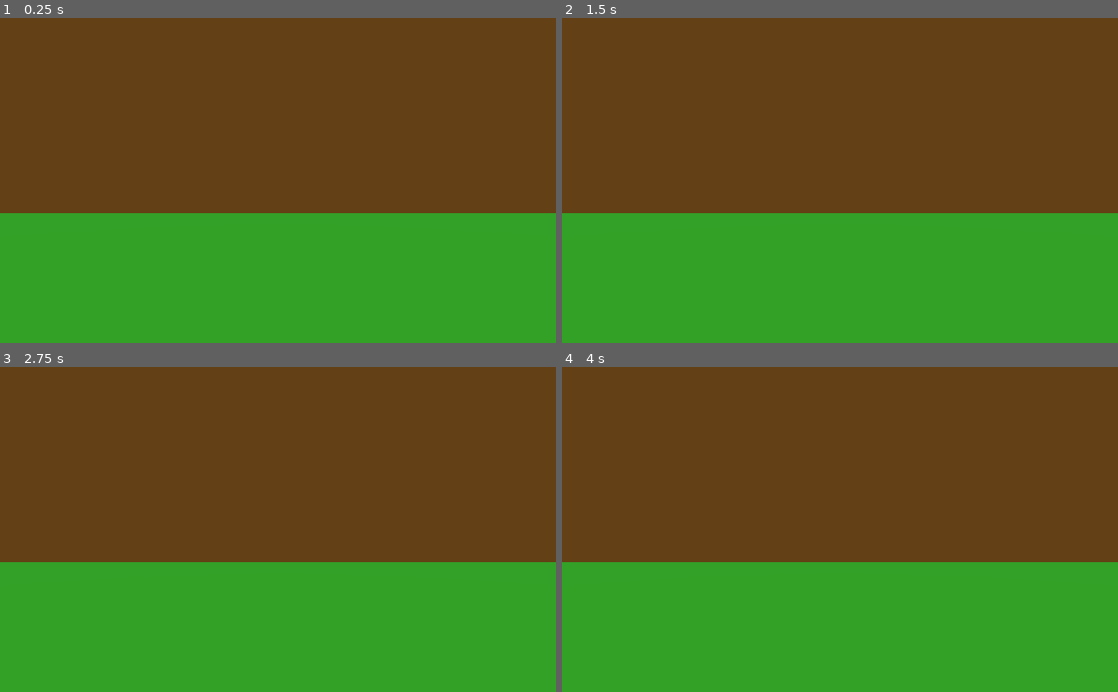
Above: before the commit, frames 1-4 (two rows, left to right).
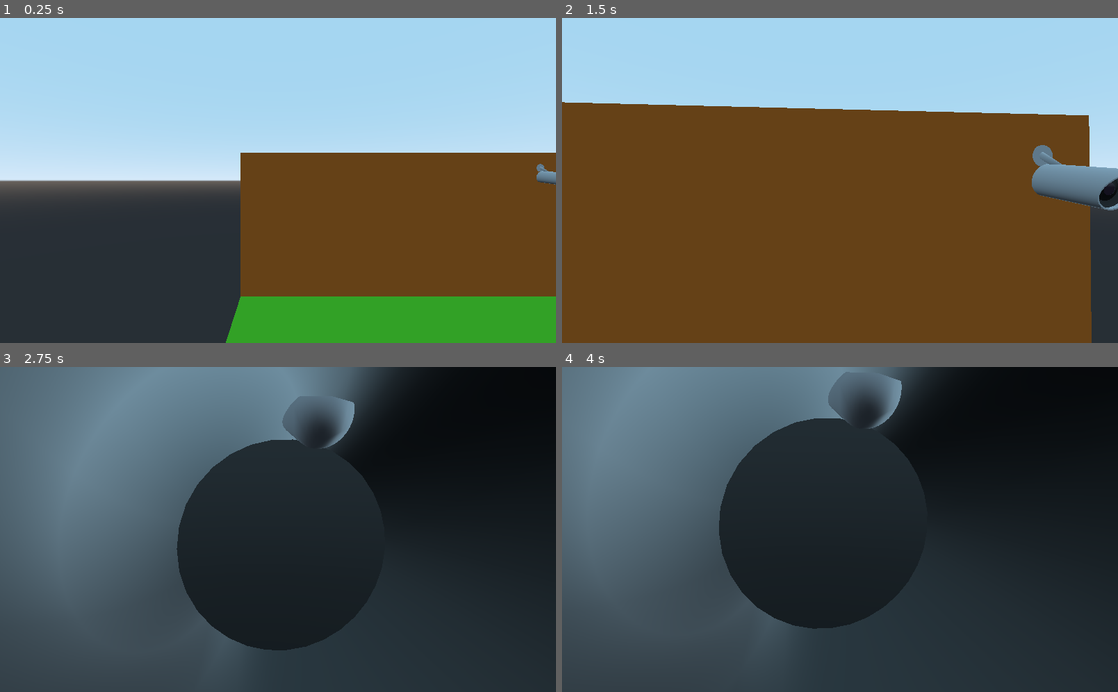
Above: after the commit, the same moments.

Repository: erlangga-da/Watch_dogs-cctv-hack-system
Game: Godot game, scene res://Assets/Scenes/World.tscn
Same seed, same stepped clock (60 frames per second), same inputs: the game is played once before the commit and once after it. Before the commit the project has no main scene; this scene is started directly in both runs.
Inputs (mouse positions are in pixels of both pictures, inside the frame that each line leads up to):
- Up to frame 1 (0.25 s): no input
- Up to frame 2 (1.5 s): tap Enter at 0.5 s; move the mouse to (962, 164) at 0.52 s; hold E (interact, bound only after the commit) 0.53-1.28 s; click (962, 164) at 0.67 s; move the mouse to (728, 196) at 1.27 s; tap E (interact, bound only after the commit) at 1.35 s; click (728, 196) at 1.42 s
- Up to frame 3 (2.75 s): move the mouse to (333, 458) at 2.02 s; hold E (interact, bound only after the commit) from 2.03 s (still down); click (333, 458) at 2.17 s
- Up to frame 4 (4 s): tap Space at 2.75 s; move the mouse to (812, 594) at 2.77 s; release E (interact, bound only after the commit) at 2.78 s; tap E (interact, bound only after the commit) at 2.85 s; click (812, 594) at 2.92 s; tap Enter at 3.5 s; move the mouse to (1006, 578) at 3.52 s; hold E (interact, bound only after the commit) from 3.53 s (still down); click (1006, 578) at 3.67 s

The runs differ from the first frame. In frame 1, 81% of the frame differs, in the area x 0-100%, y 0-100%; in frame 2, 71%; in frame 3, 100%; in frame 4, 100%.

Commit message:
Camera Travel

Diff:
--- a/Assets/Scenes/World.tscn
+++ b/Assets/Scenes/World.tscn
@@ -1,7 +1,8 @@
-[gd_scene load_steps=3 format=2]
+[gd_scene load_steps=4 format=2]
 
 [ext_resource path="res://Assets/Scenes/Base.tscn" type="PackedScene" id=1]
 [ext_resource path="res://Assets/Scenes/cctv.tscn" type="PackedScene" id=2]
+[ext_resource path="res://Assets/Scripts/cctv.gd" type="Script" id=3]
 
 [node name="World" type="Spatial"]
 
@@ -9,8 +10,19 @@
 transform = Transform( 8, 0, 0, 0, 8, 0, 0, 0, 8, 0, 0, 0 )
 
 [node name="KinematicBody" type="KinematicBody" parent="."]
+transform = Transform( 1, 0, 0, 0, 1, 0, 0, 0, 1, 12.101, 9.67803, -10.4566 )
+script = ExtResource( 3 )
 
-[node name="Camera" type="Camera" parent="KinematicBody"]
+[node name="Cam" type="Spatial" parent="KinematicBody"]
+
+[node name="Camera" type="Camera" parent="KinematicBody/Cam"]
+transform = Transform( -1, 0, -8.74228e-08, 0, 1, 0, 8.74228e-08, 0, -1, 0, 0, 0 )
+
+[node name="RayCast" type="RayCast" parent="KinematicBody/Cam/Camera"]
+transform = Transform( -1, 0, -8.74228e-08, 0, 1, 0, 8.74228e-08, 0, -1, 0, 0, 0 )
+cast_to = Vector3( 0, -1, 40 )
+
+[node name="RayCast" type="RayCast" parent="KinematicBody/Cam"]
 
 [node name="Container" type="Spatial" parent="."]
 
@@ -18,4 +30,4 @@
 transform = Transform( 1, 0, 0, 0, 1, 0, 0, 0, 1, 12.2703, 10.0752, -11.9205 )
 
 [node name="cctv2" parent="Container" instance=ExtResource( 2 )]
-transform = Transform( -1, 0, -8.74228e-08, 0, 1, 0, 8.74228e-08, 0, -1, -13.9572, 10.0752, 11.5369 )
+transform = Transform( -1, 0, -1.50996e-07, 0, 1, 0, 1.50996e-07, 0, -1, -13.9572, 10.0752, 11.5369 )
--- /dev/null
+++ b/Assets/Scripts/cctv.gd
@@ -0,0 +1,72 @@
+extends KinematicBody
+
+onready var head = $Cam
+onready var camera = $Cam/Camera
+onready var rayCast = $Cam/Camera/RayCast
+onready var Casthide = $Cam/RayCast
+onready var next_cctv = $"../Container/cctv2"
+onready var cctv_3 = $"../Container/cctv3"
+onready var cctv_view = $"../Container/cctv2/MeshInstance"
+onready var cctv_node = $"../Container"
+
+var zoom = 70
+var speed = 25
+var mouse_sens = 0.02
+var direction
+var destination = Vector3()
+var terbang = false
+
+func _ready():
+	Input.set_mouse_mode(Input.MOUSE_MODE_CAPTURED)
+	destination = self.translation
+	self.rotation_degrees.y = 0
+
+func _input(event):
+	if event.is_action_pressed("interact"):
+		destination = next_cctv.translation
+	#zoom
+	if event is InputEventMouseButton:
+		if event.button_index == BUTTON_WHEEL_UP:
+			#max Zoom in Fov = 30
+			if camera.fov > 30:
+				camera.fov -= 1
+		elif event.button_index == BUTTON_WHEEL_DOWN:
+			#max zoom out Fov = 70
+			if camera.fov < 70:
+				camera.fov += 1
+
+	if event is InputEventMouseMotion and !terbang:
+		head.rotate_y(deg2rad(-event.relative.x * mouse_sens))
+		#camera.rotate_x(deg2rad(event.relative.y * mouse_sens))
+
+		camera.rotate_x(deg2rad(event.relative.y * mouse_sens))
+		camera.rotation.x = clamp(camera.rotation.x, deg2rad(-50), deg2rad(50))
+
+		var head_rotation = head.rotation_degrees
+		head_rotation.y = clamp(head_rotation.y, -70, 70)
+		head.rotation_degrees = head_rotation
+
+func _process(delta):
+	if Casthide.is_colliding():
+		#print(Casthide.get_collider().get_name())
+		if Casthide.get_collider().get_name() == "cctv2":
+			print(next_cctv.rotation_degrees)
+			self.rotation_degrees = next_cctv.rotation_degrees
+			cctv_node.remove_child(next_cctv)
+		if Casthide.get_collider().get_name() == "cctv3":
+			self.rotation_degrees = cctv_3.rotation_degrees
+			cctv_node.remove_child(next_cctv)
+
+	if rayCast.is_colliding():
+		if rayCast.get_collider().get_name() == "cctv3":
+			next_cctv = cctv_3
+			destination = next_cctv.translation
+
+func _physics_process(delta):
+	if destination.distance_to(transform.origin) > 0.5:
+		terbang = true
+		direction = destination - transform.origin
+		direction = direction.normalized() * speed
+		move_and_slide(direction)
+	else:
+		terbang = false
--- a/project.godot
+++ b/project.godot
@@ -11,7 +11,16 @@
 [application]
 
 config/name="Watch_dogs cctv hack system"
+run/main_scene="res://Assets/Scenes/World.tscn"
 config/icon="res://icon.png"
+
+[input]
+
+interact={
+"deadzone": 0.5,
+"events": [ Object(InputEventKey,"resource_local_to_scene":false,"resource_name":"","device":0,"alt":false,"shift":false,"control":false,"meta":false,"command":false,"pressed":false,"scancode":69,"unicode":0,"echo":false,"script":null)
+ ]
+}
 
 [physics]
 
